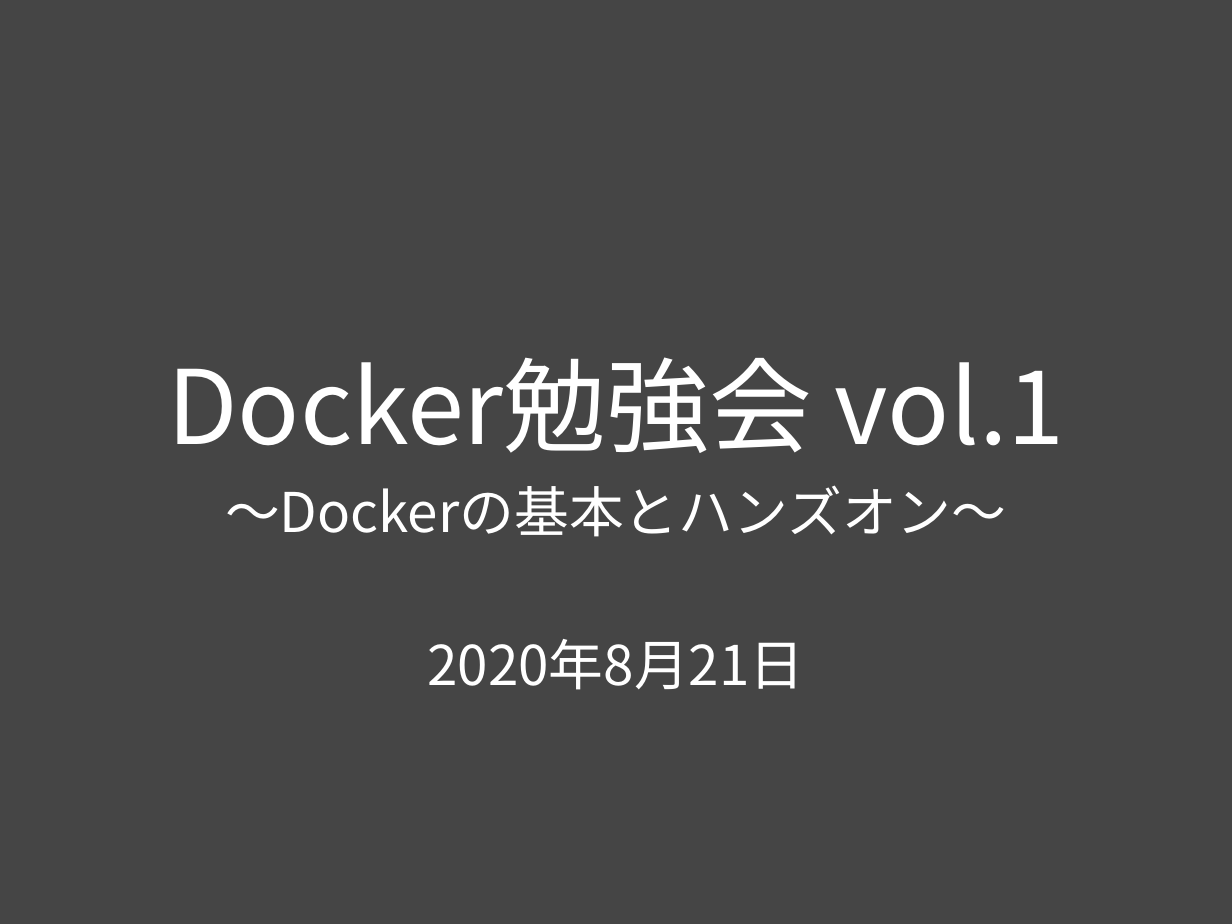
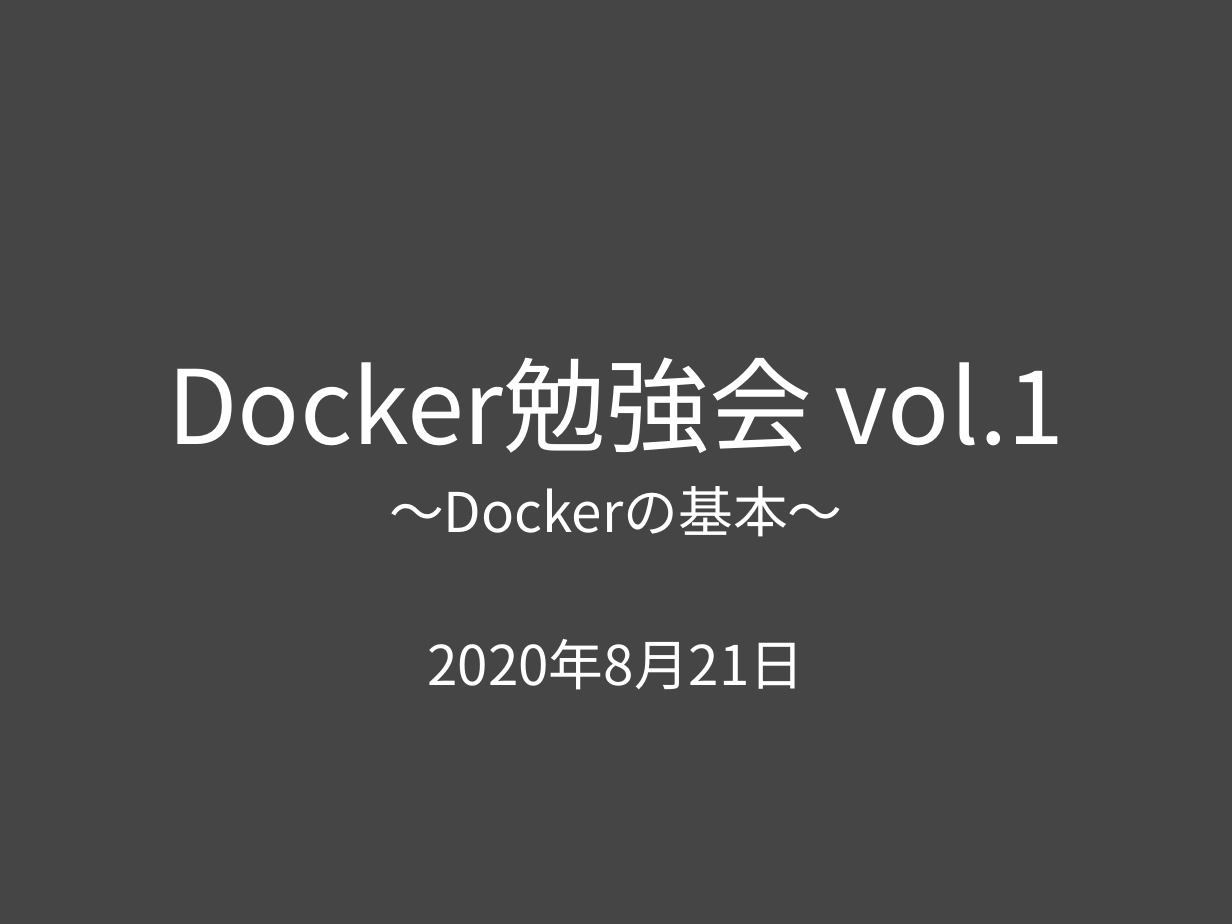
Before and after one commit to msntts/workshop_docker, a slide deck: slide 1 of docker勉強会Vol1(Dockerの基本).pptx. Drawn at 1232x924 pixels with LibreOffice and Linux fonts; fonts in the diff are those of the drawing. Boxes give left, top, right and bottom in pixels: in the first picture for what was removed or moved away, otherwise in the second. Text is boxed around its words. In the diff, an @@ line names an element or a change of style, - is before the commit and + after.

Commit message:
ハンズオンと座学を分けた。 座学のほうは頭痛が痛いみたいな表現のところを直した

```diff
--- a/docker勉強会Vol1(Dockerの基本).pptx
+++ b/docker勉強会Vol1(Dockerの基本).pptx
@@ subtitle at [389, 486, 843, 537]: text changed @@
-～Dockerの基本とハンズオン～
+～Dockerの基本～
```
Also in this commit, not shown: 4 other slides changed, 2 slides removed, 1 other file.
